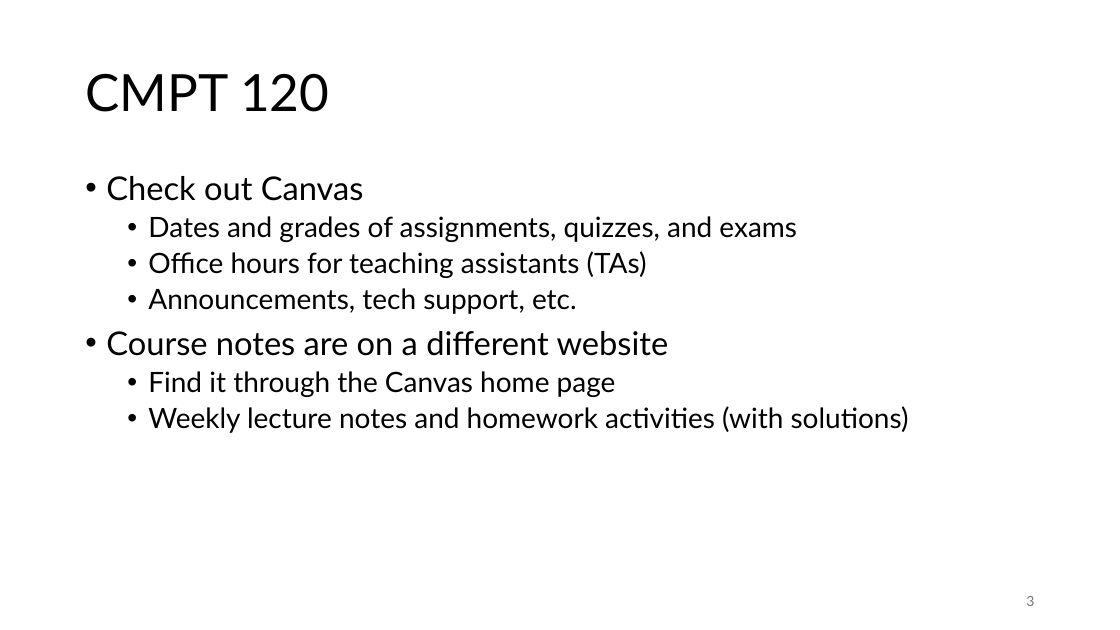
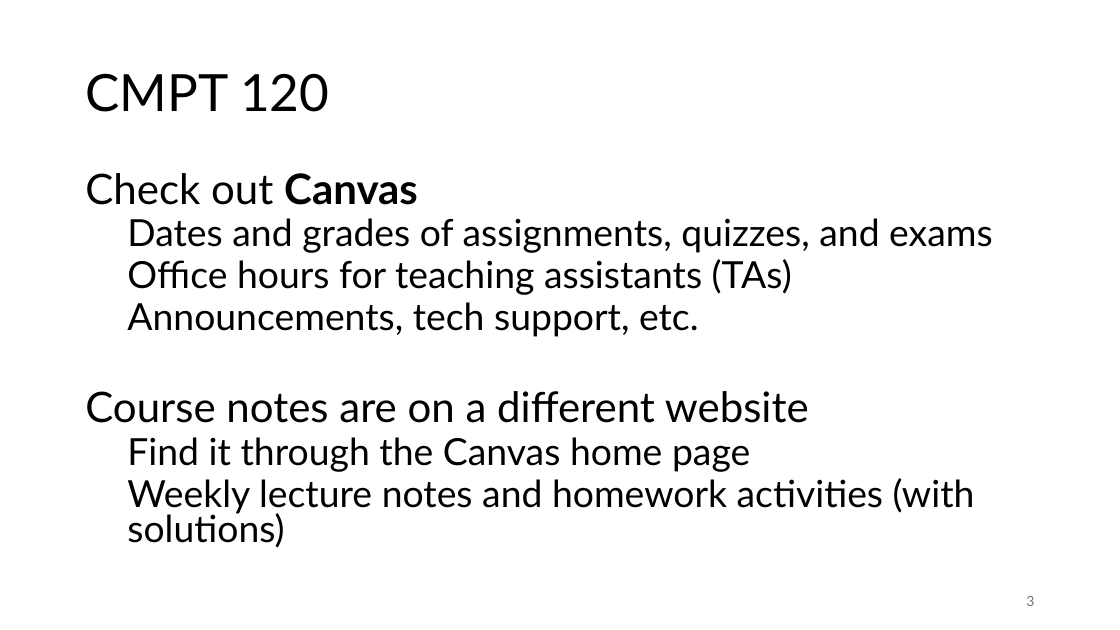
Before and after one commit to tjd1234/cmpt120fall2024, a slide deck: slide 3 of lecture_notes/introduction/introduction.pptx. Drawn at 1120x630 pixels with LibreOffice and Linux fonts; fonts in the diff are those of the drawing. Boxes give left, top, right and bottom in pixels: in the first picture for what was removed or moved away, otherwise in the second. Text is boxed around its words. In the diff, an @@ line names an element or a change of style, - is before the commit and + after.

```diff
--- a/lecture_notes/introduction/introduction.pptx
+++ b/lecture_notes/introduction/introduction.pptx
@@ text "Check out Canvas" at (x1=85, y1=173, x2=992, y2=548): size 28 to 36 pt in "Check out Canvas", "Course notes are on a different website"; bold on in "Canvas"; size 24 to 32 pt in "Dates and grades of assignments, quizzes, and ...", "Office hours for teaching assistants (TAs)", "Announcements, tech support, etc.", "Find it through the Canvas home page" and 1 more places; bullet • to none; line spacing 0.9 to 0.8 @@
```
Also in this commit, not shown: 6 other slides changed, 1 other file.
